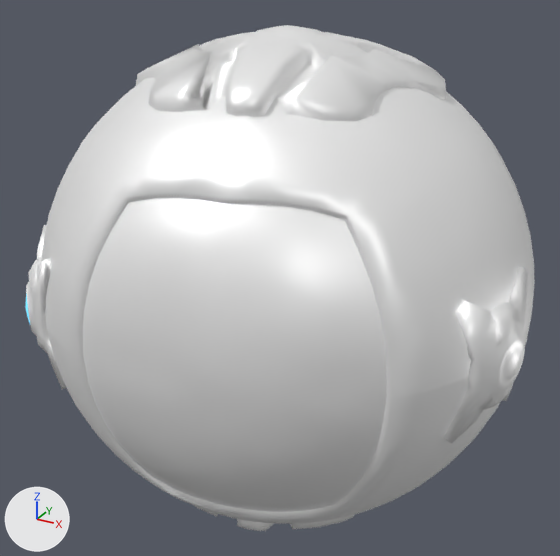
The glTF model playground/src/assets/models/rapier-car/ball.glb as it was, and as the next commit left it.
Before and after are seen from a camera (50 mm lens) standing at (4.1, -7.63, 3.8) and looking at (-0.09, -0.01, -0.01). The axes (+X, +Y, +Z) are drawn at lower left. The lights are the same throughout. The first picture is the older version. Vertices at exactly the same position are counted once.

Objects in the first picture: 'ball'.
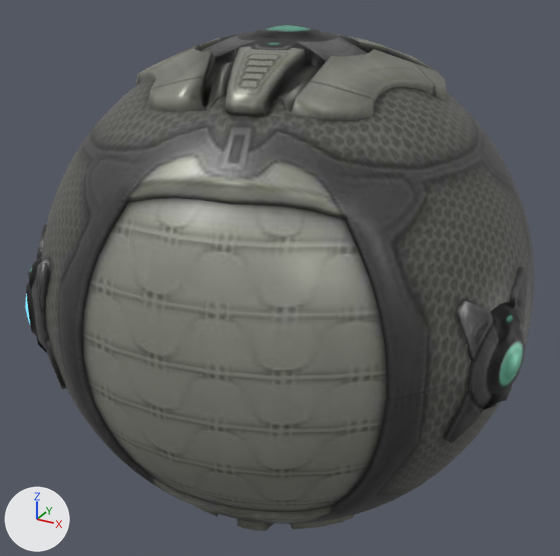
What changed in the scene script:
```text
Add img_ball_texture:
    img_ball_texture = load_image('ball-texture', '_unpacked/ball-texture', 512, 512, 'sRGB')
Change mat_mat_3:
    remove mat_mat_3.base_color = (1.0, 1.0, 1.0)  # white #ffffff
    add mat_mat_3.texture = img_ball_texture
    add mat_mat_3.coat_weight = 0.0929
    add mat_mat_3.coat_roughness = 0.506
Change me_bola_mat_3_0:
    where me_bola_mat_3_0.from_pydata(...)  # 2380 vertices, 4416 faces; spans x -2.78..2.97, y -2.77..2.97, z -2.94..2.94
    used by ob_ball; location = (0.0, 0.0, 0.0)
    me_bola_mat_3_0 part 1: texture (UV) coordinates changed
```

Pixel boxes [x1, y1, x2, y2] of what changed, in the pictures (560 x 556 px):
'ball', surface changed (white to grey): [25, 25, 535, 531] in both
